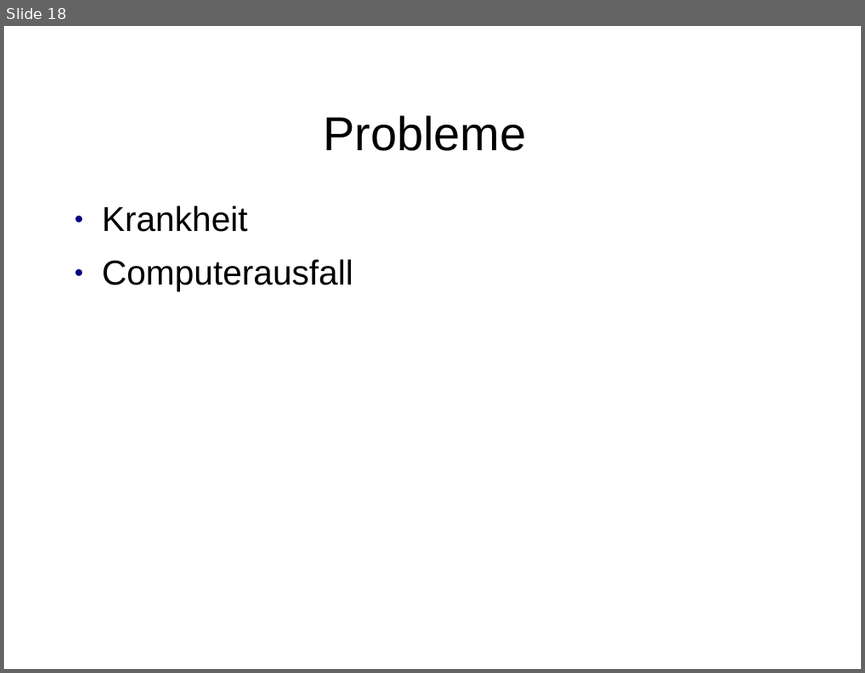
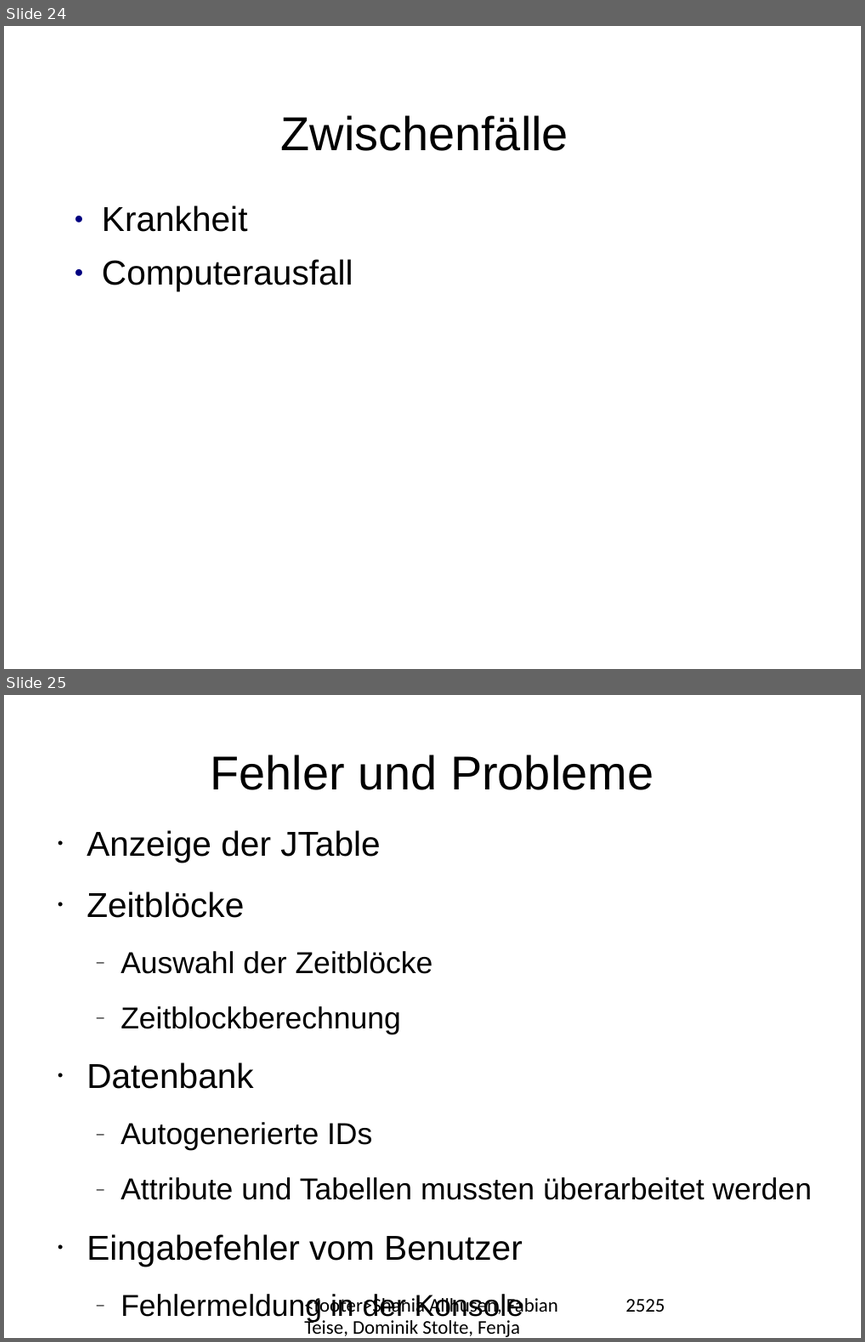
Before and after one commit to ShaniaAllhusen/Mittelstufenprojekt, a slide deck: Projekt-Präsentation.ppt. Shown one above the other, each under a label of ours: slide 18 before the commit, slides 24 and 25 after it. The pictures are 865x673 and 865x1342 pixels, drawn with LibreOffice and Linux fonts; fonts in the diff are those of the drawing. Boxes give left, top, right and bottom in pixels: in the first picture for what was removed or moved away, otherwise in the second. Text is boxed around its words. In the diff, an @@ line names an element or a change of style, - is before the commit and + after.

```diff
--- a/Projekt-Präsentation.ppt
+++ b/Projekt-Präsentation.ppt
@@ slide 25 added at bbox=[4, 695, 861, 1338], background #FFFFFF @@
@@ title added at bbox=[211, 755, 653, 790], 44 pt, text #000000 @@
+Fehler und Probleme
@@ text added at bbox=[86, 830, 812, 1321], 28 pt, text #000000 @@
+• Anzeige der JTable
+• Zeitblöcke
+  – Auswahl der Zeitblöcke
+  – Zeitblockberechnung
+• Datenbank
+  – Autogenerierte IDs
+  – Attribute und Tabellen mussten überarbeitet werden
+• Eingabefehler vom Benutzer
+  – Fehlermeldung in der Konsole
+  – Funktionen/Methoden werden nicht ausgeführt
@@ text added at bbox=[304, 1295, 558, 1337], 18 pt, text #000000 @@
+<footer>Shania Allhusen, Fabian Teise, Dominik Stolte, Fenja Ehlers
@@ page number added at bbox=[625, 1299, 664, 1311], 18 pt, text #000000 @@
+2525
@@ what was slide 18 is now slide 24 @@
@@ slide 24 changed as well @@
@@ text at bbox=[281, 115, 568, 151]: text changed @@
-Probleme
+Zwischenfälle
```
Also in this commit, not shown: 5 other slides changed, 12 other slides added, 12 slides removed.
